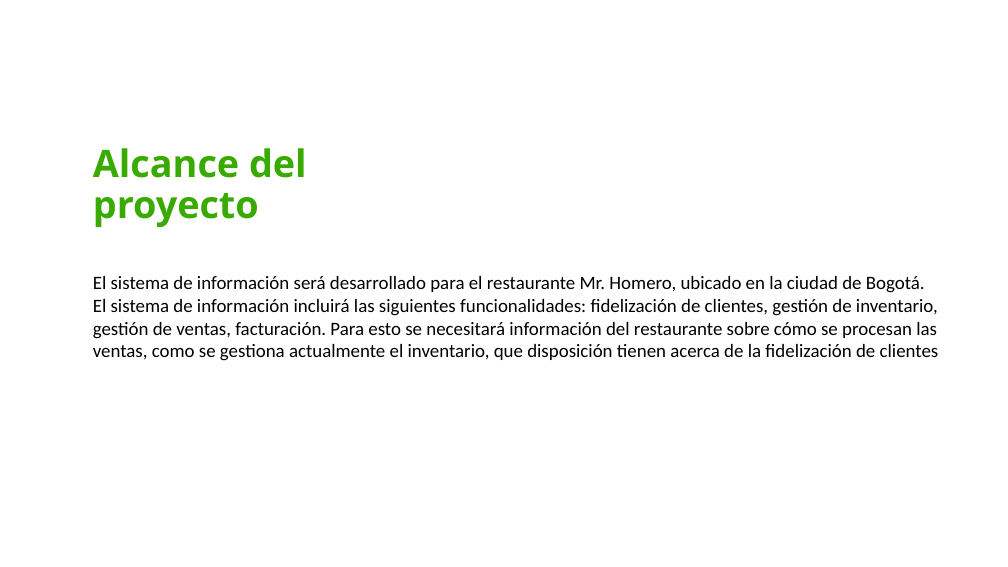
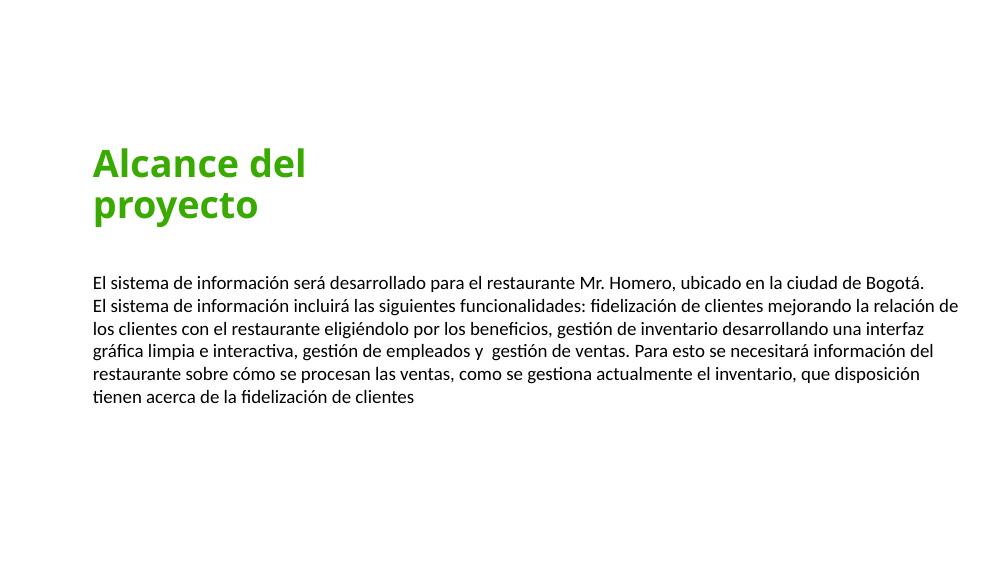
Before and after one commit to cmsrwood/mrhomero, a slide deck: slide 11 of entregables/Entregable #1.pptx. Drawn at 1008x567 pixels with LibreOffice and Linux fonts; fonts in the diff are those of the drawing; background and template pictures are left out. Boxes give left, top, right and bottom in pixels: in the first picture for what was removed or moved away, otherwise in the second. Text is boxed around its words. In the diff, an @@ line names an element or a change of style, - is before the commit and + after.

```diff
--- a/entregables/Entregable #1.pptx
+++ b/entregables/Entregable #1.pptx
@@ text at [93, 299, 958, 403]: text changed @@
-El sistema de información incluirá las siguientes funcionalidades: fidelización de clientes, gestión de inventario, gestión de ventas, facturación. Para esto se necesitará información del restaurante sobre cómo se procesan las ventas, como se gestiona actualmente el inventario, que disposición tienen acerca de la fidelización de clientes
+El sistema de información incluirá las siguientes funcionalidades: fidelización de clientes mejorando la relación de los clientes con el restaurante eligiéndolo por los beneficios, gestión de inventario desarrollando una interfaz gráfica limpia e interactiva, gestión de empleados y gestión de ventas. Para esto se necesitará información del restaurante sobre cómo se procesan las ventas, como se gestiona actualmente el inventario, que disposición tienen acerca de la fidelización de clientes
```
Also in this commit, not shown: 6 other slides changed, 22 slides added, 1 other file.
